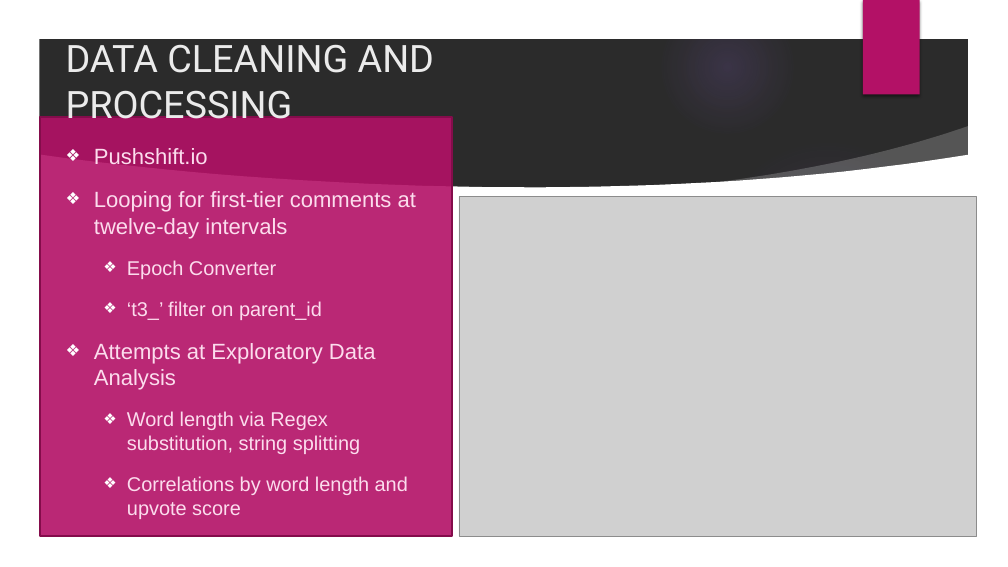
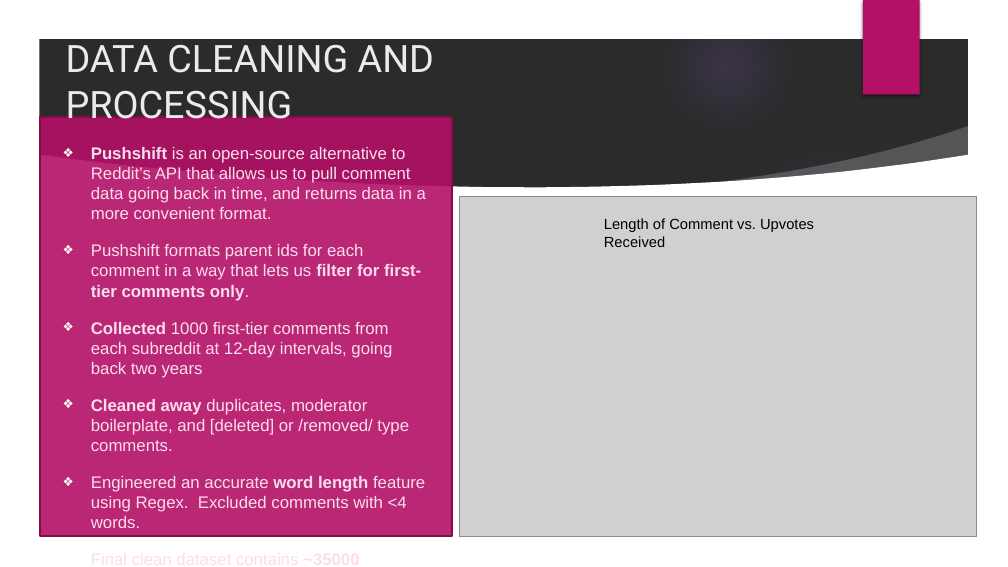
Before and after one commit to eamonious/reddit-comment-gender, a slide deck: slide 3 of project3.pptx. Drawn at 1008x567 pixels with LibreOffice and Linux fonts; fonts in the diff are those of the drawing; grey boxes stand for pictures; background and template pictures are left out; a plain dark background stands for a picture behind light text. Boxes give left, top, right and bottom in pixels: in the first picture for what was removed or moved away, otherwise in the second. Text is boxed around its words. In the diff, an @@ line names an element or a change of style, - is before the commit and + after.

```diff
--- a/project3.pptx
+++ b/project3.pptx
@@ text at (x1=91, y1=147, x2=426, y2=528): text changed; size 19 to 16 pt @@
-❖ Pushshift.io
-❖ Looping for first-tier comments at twelve-day intervals
-  ❖ Epoch Converter
-  ❖ ‘t3_’ filter on parent_id
-❖ Attempts at Exploratory Data Analysis
-  ❖ Word length via Regex substitution, string splitting
-  ❖ Correlations by word length and upvote score
+❖ Pushshift is an open-source alternative to Reddit’s API that allows us to pull comment data going back in time, and returns data in a more convenient format.
+❖ Pushshift formats parent ids for each comment in a way that lets us filter for first-tier comments only.
+❖ Collected 1000 first-tier comments from each subreddit at 12-day intervals, going back two years
+❖ Cleaned away duplicates, moderator boilerplate, and [deleted] or /removed/ type comments.
+❖ Engineered an accurate word length feature using Regex. Excluded comments with <4 words.
+❖ Final clean dataset contains ~35000 comments from each subreddit.
@@ text added at (x1=604, y1=218, x2=814, y2=247), 14 pt, text #000000 @@
+Length of Comment vs. Upvotes Received
```
Also in this commit, not shown: 8 other slides changed, 3 slides added, 2 slides removed, 40 other files.
